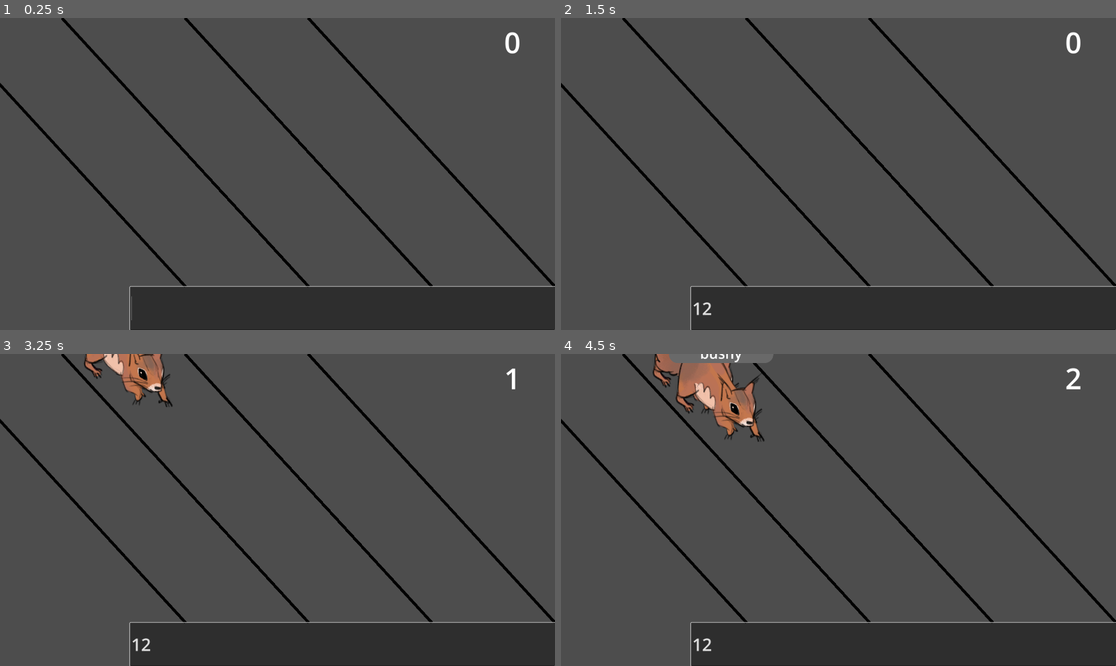
Above: before the commit, frames 1-4 (two rows, left to right).
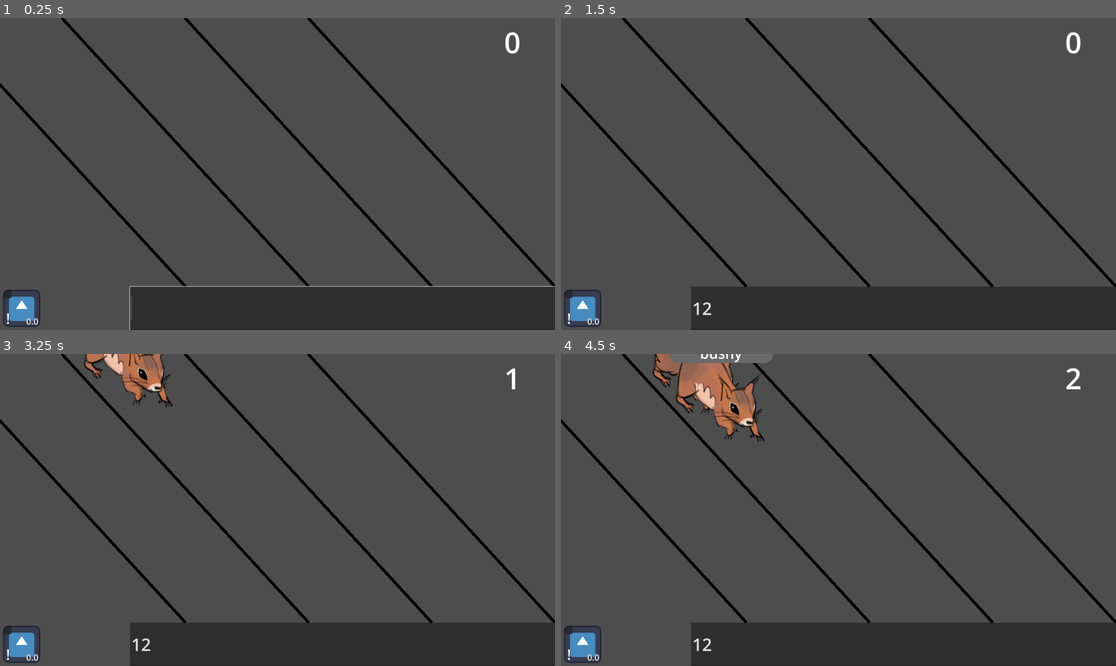
Above: after the commit, the same moments.

Repository: SolidGoose/Critters
Game: Godot game, scene res://Scenes/level_1.tscn
Same seed, same stepped clock (60 frames per second), same inputs: the game is played once before the commit and once after it. The engine's default icon, where the game draws it, is replaced by a stand-in: a white triangle on a blue panel in a dark square.
Inputs (mouse positions are in pixels of both pictures, inside the frame that each line leads up to):
- Up to frame 1 (0.25 s): no input
- Up to frame 2 (1.5 s): click (905, 308) at 0.52 s; type "12" at 0.6 s; click (583, 308) at 1.25 s, where only the run after the commit has a clickable "!"
- Up to frame 3 (3.25 s): click (22, 644) at 2 s, where only the run after the commit has a clickable "!"; click (22, 644) at 2.75 s, where only the run after the commit has a clickable "!"
- Up to frame 4 (4.5 s): no input

The runs differ from the first frame. In frame 1, 0.5% of the frame differs, in the area x 0-8%, y 87-99%; in frame 2, 0.7%, in the area x 0-100%, y 85-100%; in frame 3, 0.7%; in frame 4, 0.7%.

Commit message:
Added blast cooldown

Diff:
--- a/Scenes/level_1.tscn
+++ b/Scenes/level_1.tscn
@@ -1,8 +1,9 @@
-[gd_scene load_steps=7 format=3 uid="uid://ct0jsie786wrj"]
+[gd_scene load_steps=8 format=3 uid="uid://ct0jsie786wrj"]
 
 [ext_resource type="Script" uid="uid://unx1u5v87s0j" path="res://Scripts/level_1.gd" id="1_vk57k"]
 [ext_resource type="Script" uid="uid://f67xt7mqsag2" path="res://Scripts/label.gd" id="3_7p6j4"]
 [ext_resource type="Script" uid="uid://b1lyb0drxtjf" path="res://Scripts/console_line.gd" id="3_xfk5q"]
+[ext_resource type="PackedScene" uid="uid://m67cvinwnvq2" path="res://Scenes/skill_info.tscn" id="4_7p6j4"]
 
 [sub_resource type="Curve2D" id="Curve2D_xfk5q"]
 _data = {
@@ -91,6 +92,10 @@
 text = "sd"
 script = ExtResource("3_7p6j4")
 
+[node name="ExplosionSkill" parent="." instance=ExtResource("4_7p6j4")]
+offset_top = 930.0
+offset_bottom = 1080.0
+
 [connection signal="timeout" from="SpawnCooldown" to="." method="_on_spawn_cooldown_timeout"]
 [connection signal="timeout" from="Clock" to="." method="_on_clock_timeout"]
 [connection signal="text_submitted" from="ConsoleLine" to="." method="_on_console_line_text_submitted"]
--- /dev/null
+++ b/Scenes/skill_info.tscn
@@ -0,0 +1,78 @@
+[gd_scene load_steps=5 format=3 uid="uid://m67cvinwnvq2"]
+
+[ext_resource type="Texture2D" uid="uid://c43214gj46v14" path="res://icon.svg" id="1_scx5p"]
+[ext_resource type="Script" uid="uid://daw0nvtu376tc" path="res://Scripts/skill_info.gd" id="2_b3n16"]
+
+[sub_resource type="Gradient" id="Gradient_wol2e"]
+colors = PackedColorArray(0, 0, 0, 0.768627, 0, 0, 0, 0.768627)
+
+[sub_resource type="GradientTexture1D" id="GradientTexture1D_gof0x"]
+gradient = SubResource("Gradient_wol2e")
+width = 150
+
+[node name="SkillInfo" type="TextureButton"]
+clip_children = 2
+offset_right = 150.0
+offset_bottom = 150.0
+toggle_mode = true
+action_mode = 0
+button_mask = 0
+texture_normal = ExtResource("1_scx5p")
+stretch_mode = 3
+script = ExtResource("2_b3n16")
+
+[node name="Cooldown" type="TextureProgressBar" parent="."]
+layout_mode = 0
+offset_right = 150.0
+offset_bottom = 150.0
+step = 0.01
+fill_mode = 5
+nine_patch_stretch = true
+texture_progress = SubResource("GradientTexture1D_gof0x")
+
+[node name="Key" type="Label" parent="."]
+layout_mode = 1
+anchors_preset = 8
+anchor_left = 0.5
+anchor_top = 0.5
+anchor_right = 0.5
+anchor_bottom = 0.5
+offset_left = -54.0
+offset_right = -14.0
+offset_bottom = 69.0
+grow_horizontal = 2
+grow_vertical = 2
+theme_override_colors/font_shadow_color = Color(0, 0, 0, 1)
+theme_override_font_sizes/font_size = 50
+text = "!"
+
+[node name="Time" type="Label" parent="."]
+layout_mode = 1
+anchors_preset = 8
+anchor_left = 0.5
+anchor_top = 0.5
+anchor_right = 0.5
+anchor_bottom = 0.5
+offset_left = 11.0
+offset_top = 24.0
+offset_right = 59.0
+offset_bottom = 66.0
+grow_horizontal = 2
+grow_vertical = 2
+theme_override_colors/font_shadow_color = Color(0, 0, 0, 1)
+theme_override_font_sizes/font_size = 30
+text = "0.0"
+horizontal_alignment = 2
+
+[node name="Timer" type="Timer" parent="."]
+wait_time = 3.0
+one_shot = true
+
+[node name="Panel" type="Panel" parent="."]
+show_behind_parent = true
+layout_mode = 0
+offset_right = 40.0
+offset_bottom = 40.0
+
+[connection signal="toggled" from="." to="." method="_on_toggled"]
+[connection signal="timeout" from="Timer" to="." method="_on_timer_timeout"]
--- a/Scripts/blast_area.gd
+++ b/Scripts/blast_area.gd
@@ -6,16 +6,11 @@
 
 
 func _process(delta: float) -> void:
-	print('blast area ready')
 	var enemyAreas: Array[Area2D] = get_overlapping_areas()
-	print('enemyAreas: ', enemyAreas)
 	for area in enemyAreas:
-		print('area: ', area)
 		if area.is_in_group('EnemyArea'):
-			print('area is in group EnemyArea')
 			area.get_parent().queue_free()
 	if time < 3:
 		time += 1
 	else:
-		print('blast area time expired')
 		queue_free()
--- a/Scripts/enemy.gd
+++ b/Scripts/enemy.gd
@@ -8,7 +8,6 @@
 	progress_ratio += speed * delta
 	if progress_ratio == 1.0:
 		queue_free()
-		print("Game Over")
 
 
 func death() -> void:
--- a/Scripts/level_1.gd
+++ b/Scripts/level_1.gd
@@ -6,8 +6,9 @@
 var spawnY: int = -100
 var zIndex: int = -100
 var time: float = 0.0
-@onready var console: LineEdit = get_node('ConsoleLine')
-@onready var spawnCooldown: Timer = get_node('SpawnCooldown')
+@onready var console: LineEdit = $ConsoleLine
+@onready var spawnCooldown: Timer = $SpawnCooldown
+@onready var explosionSkill: TextureButton = $ExplosionSkill
 
 var enemyScene = preload("res://Scenes/enemy.tscn")
 var blastScene = preload("res://Scenes/blast_area.tscn")
@@ -50,14 +51,15 @@
 func _on_console_line_text_submitted(new_text: String) -> void:
 	var enemyNodes: Array[Node] = get_tree().get_nodes_in_group('EnemyPathFollow')
 	enemyNodes.sort_custom(func (a, b): return a.progress_ratio > b.progress_ratio)
-	print(enemyNodes)
 
 	if enemyNodes.size() > 0:
 		var wordsDict = enemyNodes.map(get_word_dict_from_node)
 		for dict in wordsDict:
 			if dict.has(new_text):
+				if not explosionSkill.button_pressed:
+					create_blast_area(dict[new_text].global_position)
+				explosionSkill.button_pressed = true
 				dict[new_text].death()
-				create_blast_area(dict[new_text].global_position)
 				break
 
 	console.clear()
--- /dev/null
+++ b/Scripts/skill_info.gd
@@ -0,0 +1,35 @@
+extends TextureButton
+
+@onready var cooldown = $Cooldown
+@onready var key = $Key
+@onready var time = $Time
+@onready var timer = $Timer
+
+
+func _ready() -> void:
+	cooldown.max_value = timer.wait_time
+	set_process(false)
+
+
+func _process(delta: float) -> void:
+	print("cooldown.max_value: ", cooldown.max_value)
+	time.text = "%3.1f" % timer.time_left
+	cooldown.value = timer.time_left
+	print("cooldown.value: ", cooldown.value)
+
+
+func _on_timer_timeout() -> void:
+	print("Explosion skill cooldown finished")
+	disabled = false
+	time.text = ""
+	cooldown.value = 0.0
+	set_process(false)
+	button_pressed = false
+
+
+func _on_toggled(toggled_on:bool) -> void:
+	if toggled_on:
+		print("Explosion skill activated")
+		timer.start()
+		disabled = true
+		set_process(true)
Not shown, added: Scripts/skill_info.gd.uid
